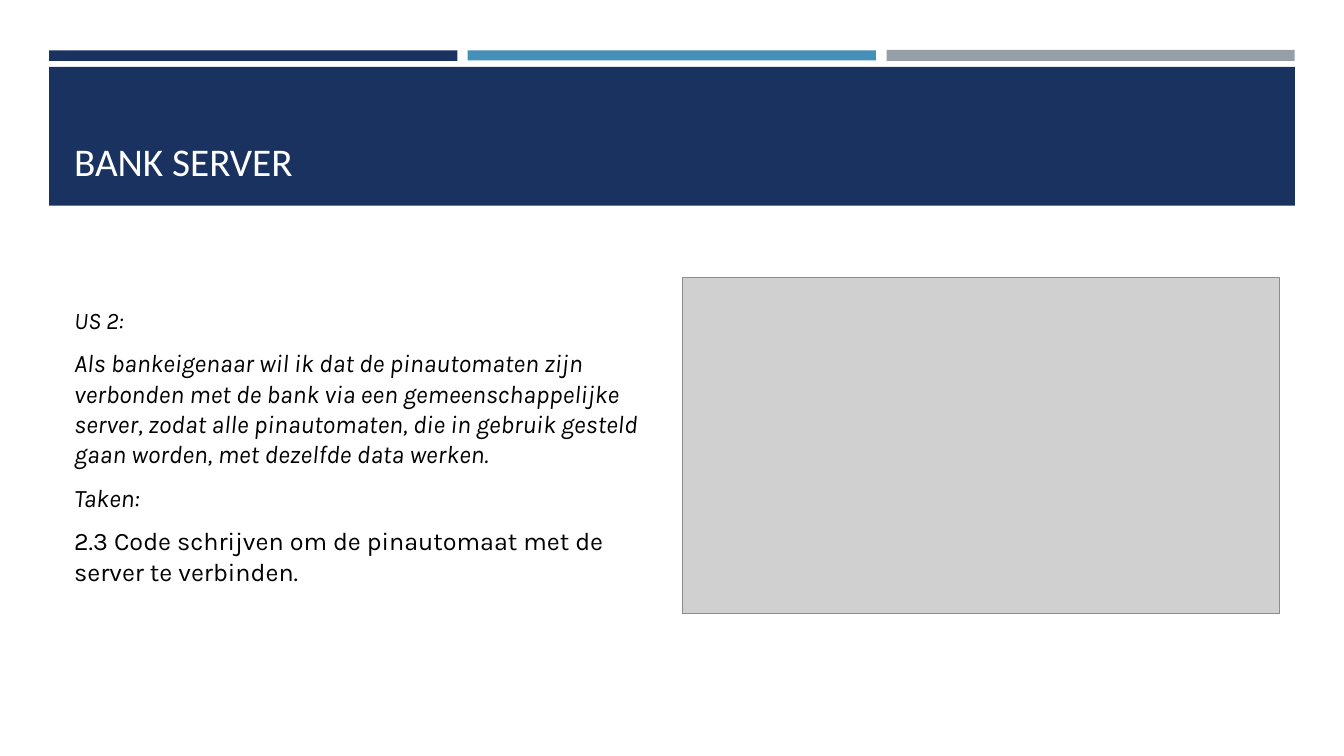
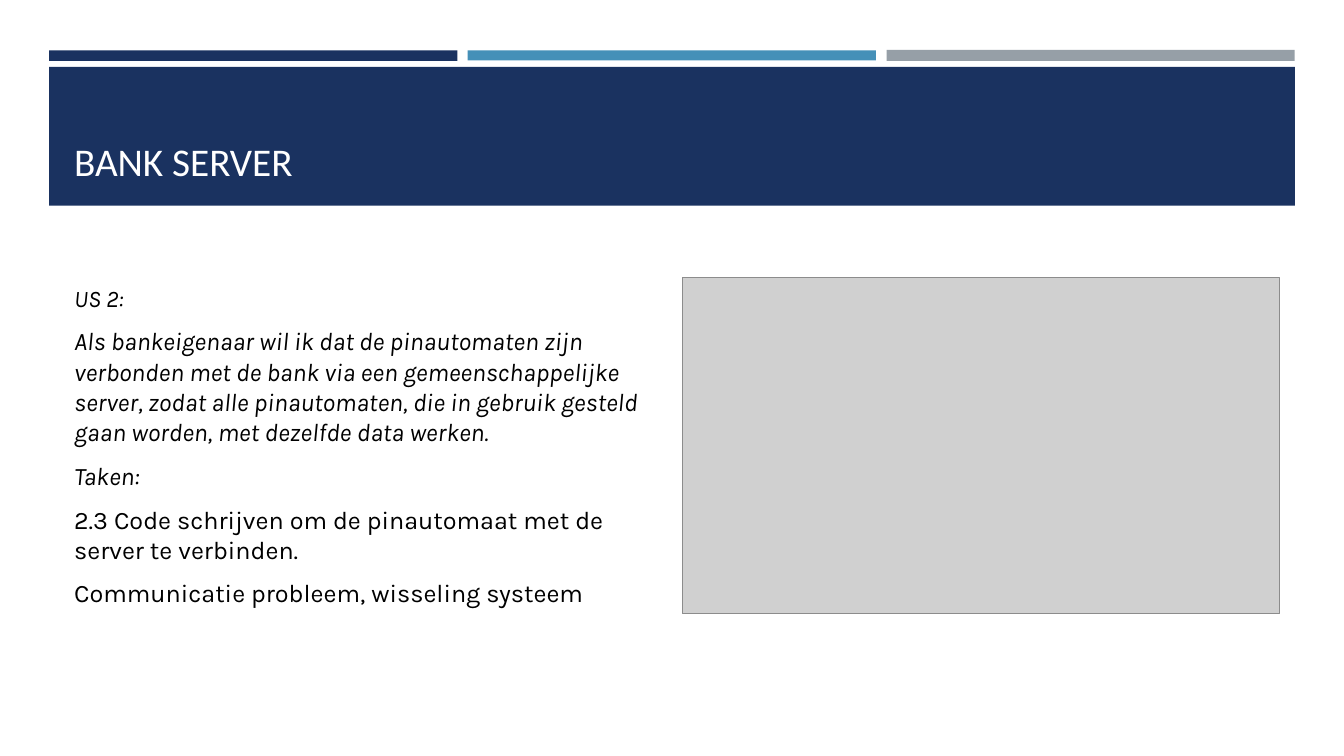
Before and after one commit to BruddaCode/Project-3-4-Bank, a slide deck: slide 5 of documentatie/po presentaties/PO meet 5.pptx. Drawn at 1344x756 pixels with LibreOffice and Linux fonts; fonts in the diff are those of the drawing; grey boxes stand for pictures. Boxes give left, top, right and bottom in pixels: in the first picture for what was removed or moved away, otherwise in the second. Text is boxed around its words. In the diff, an @@ line names an element or a change of style, - is before the commit and + after.

```diff
--- a/documentatie/po presentaties/PO meet 5.pptx
+++ b/documentatie/po presentaties/PO meet 5.pptx
@@ text at [74, 584, 583, 609]: paragraph added @@
+Communicatie probleem, wisseling systeem
```
Also in this commit, not shown: 4 other slides changed, 2 slides added.
